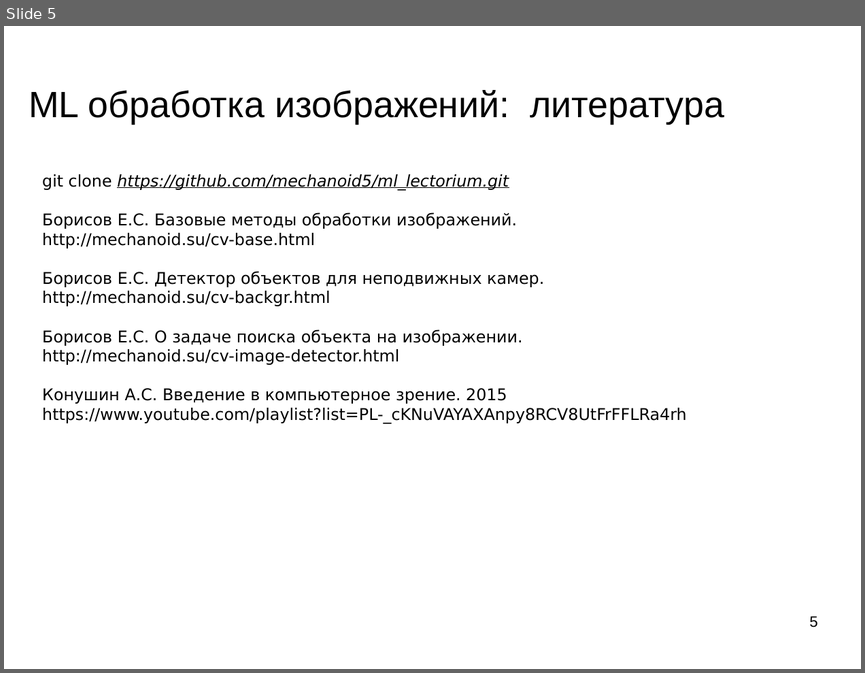
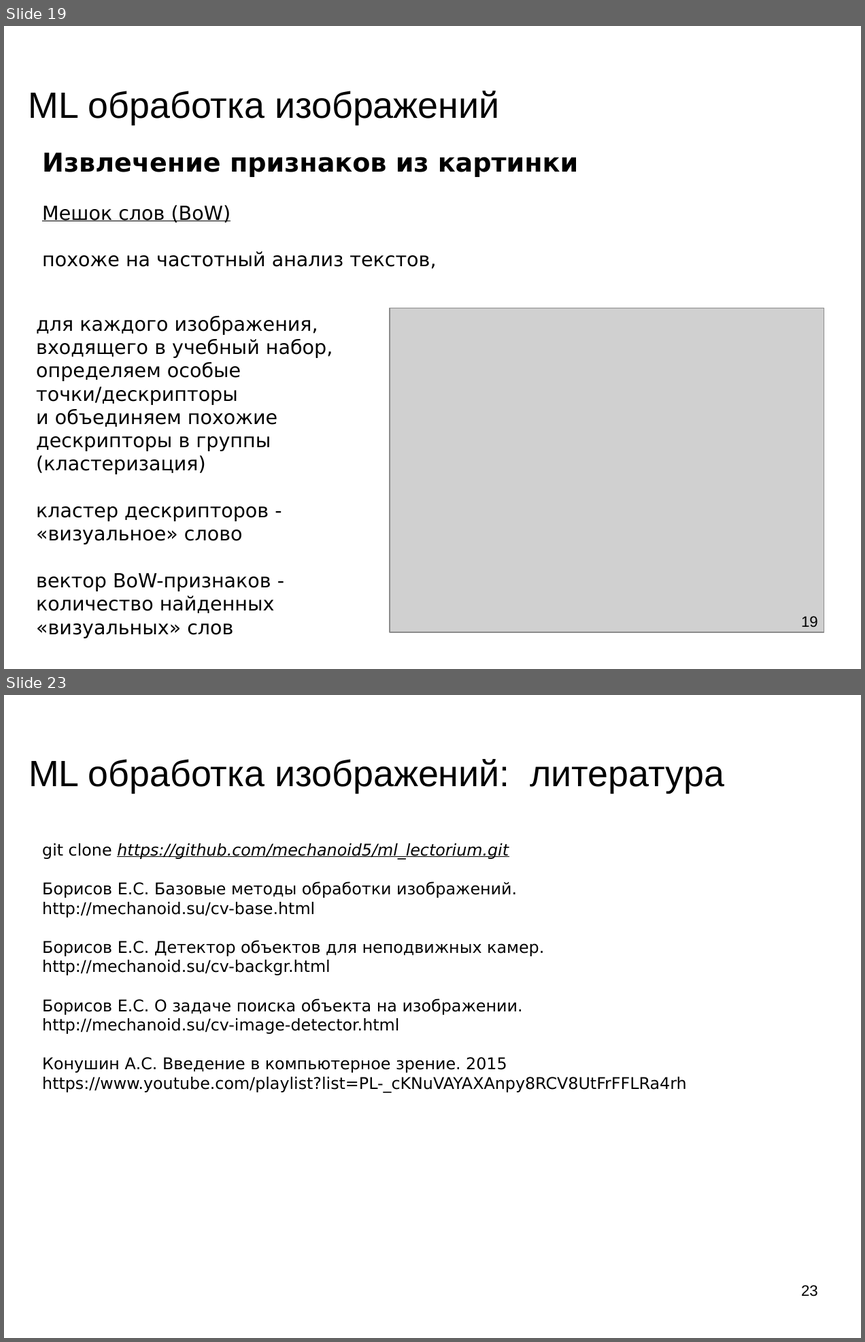
Before and after one commit to mechanoid5/ml_lectorium_2023_I, a slide deck: 20-img-proc.odp. Shown one above the other, each under a label of ours: slide 5 before the commit, slides 19 and 23 after it; the slides between them are not shown. The pictures are 865x673 and 865x1342 pixels, drawn with LibreOffice and Linux fonts; fonts in the diff are those of the drawing; grey boxes stand for pictures; background and template pictures are left out. Boxes give left, top, right and bottom in pixels: in the first picture for what was removed or moved away, otherwise in the second. Text is boxed around its words. In the diff, an @@ line names an element or a change of style, - is before the commit and + after.

```diff
--- a/20-img-proc.odp
+++ b/20-img-proc.odp
@@ slide 19 added at (4,26,861,669), background picture (left out) @@
@@ title added at (28,91,500,125), 33.9 pt, text #000000 @@
+ML обработка изображений
@@ text added at (42,152,578,269), 18 pt, text #000000 @@
+Извлечение признаков из картинки
+Мешок слов (BoW)
+похоже на частотный анализ текстов,
@@ picture added at (390,308,824,633) @@
@@ text added at (36,316,332,637), 18 pt, text #000000 @@
+для каждого изображения, входящего в учебный набор, определяем особые точки/дескрипторы
+и объединяем похожие дескрипторы в группы (кластеризация)
+кластер дескрипторов - «визуальное» слово
+вектор BoW-признаков - количество найденных «визуальных» слов
@@ page number added at (801,616,818,626), 14 pt, text #000000 @@
+19
@@ what was slide 5 is now slide 23 @@
@@ page number at (801,1285,818,1296): text changed @@
-5
+23
```
Also in this commit, not shown: 1 slide changed, 17 other slides added, 47 other files.
